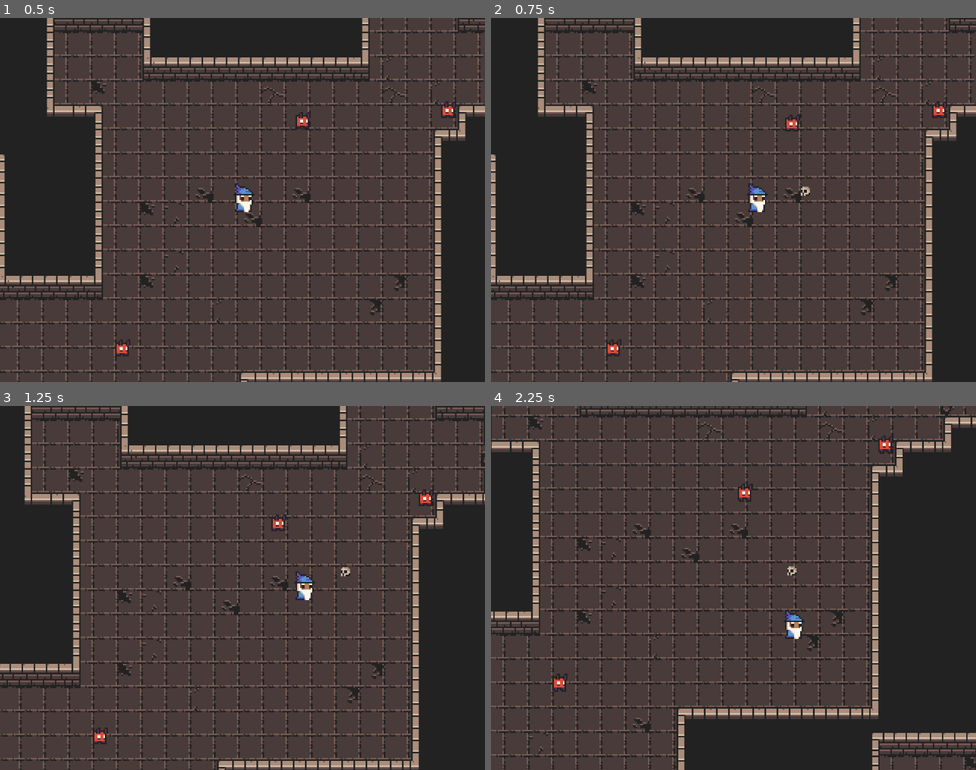
Above: before the commit, frames 1-4 (two rows, left to right).
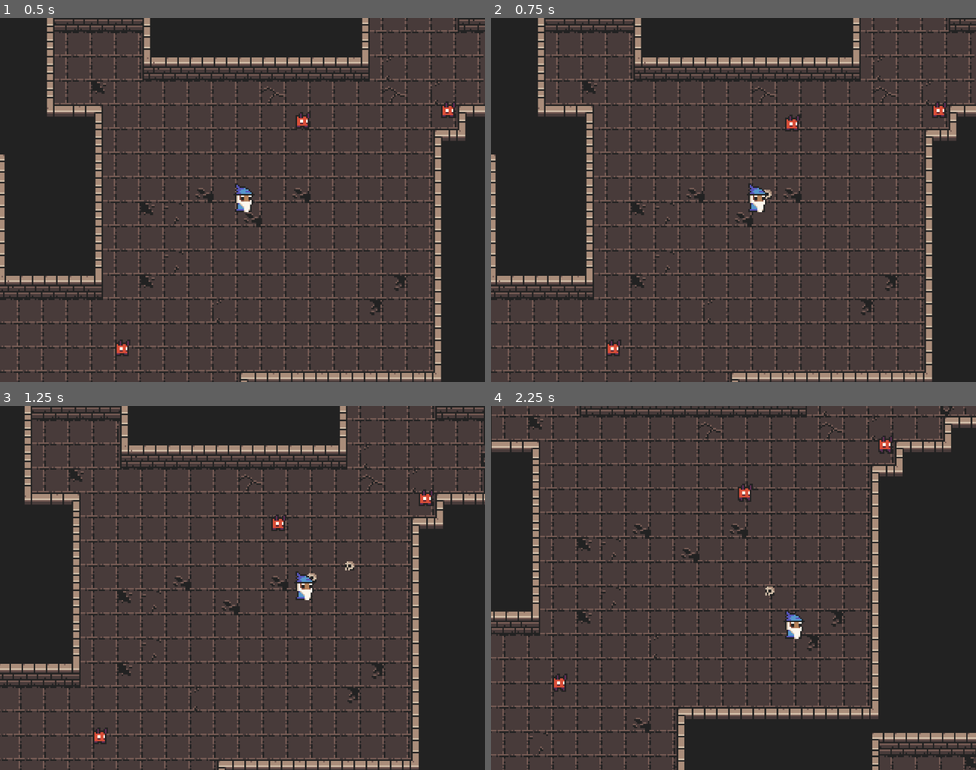
Above: after the commit, the same moments.

Repository: lownpho/mages
Game: Godot game, scene res://scenes/world.tscn
Same seed, same stepped clock (60 frames per second), same inputs: the game is played once before the commit and once after it.
Inputs (mouse positions are in pixels of both pictures, inside the frame that each line leads up to):
- Up to frame 1 (0.5 s): no input
- Up to frame 2 (0.75 s): move the mouse to (840, 181) at 0.52 s; press the mouse at (840, 181) at 0.53 s; hold D (right) from 0.53 s (still down)
- Up to frame 3 (1.25 s): keep holding D (right)
- Up to frame 4 (2.25 s): move the mouse to (636, 606) at 1.27 s; release D (right) at 1.28 s; release the mouse at (636, 606) at 1.28 s; hold S (down) 1.28-2.03 s; click (636, 606) at 1.35 s; move the mouse to (782, 507) at 2.02 s; press the mouse at (782, 507) at 2.03 s; hold D (right) from 2.03 s (still down)

Frame 1 is identical in both runs. In frame 2, less than 0.1% of the frame differs, in the area x 56-66%, y 46-50%; in frame 3, 0.1%, in the area x 63-74%, y 42-49%; in frame 4, less than 0.1%.

Commit message:
Generalize bullet and weapon

Diff:
--- a/characters/player/player.tscn
+++ b/characters/player/player.tscn
@@ -1,16 +1,24 @@
-[gd_scene load_steps=6 format=3 uid="uid://cqjpouw1xepax"]
+[gd_scene load_steps=8 format=3 uid="uid://cqjpouw1xepax"]
 
 [ext_resource type="Script" uid="uid://b2onc5amgnybm" path="res://characters/player/player.gd" id="1_xxgcw"]
 [ext_resource type="PackedScene" uid="uid://dwcx7ak7tsow2" path="res://components/generic/fsm.tscn" id="2_5dc8e"]
 [ext_resource type="PackedScene" uid="uid://3guvi1efm75n" path="res://components/items/one_bullet_weapon.tscn" id="2_exd8k"]
 [ext_resource type="Texture2D" uid="uid://cj2fu8oh0evtu" path="res://tilemaps/tile_atlas.png" id="2_xxgcw"]
+[ext_resource type="Script" uid="uid://ch0lhb8q64snl" path="res://components/items/bullet_config.gd" id="4_ixbpm"]
 
 [sub_resource type="CircleShape2D" id="CircleShape2D_e5uuo"]
 radius = 7.0
 
+[sub_resource type="Resource" id="Resource_c6leb"]
+script = ExtResource("4_ixbpm")
+speed = 128.0
+damage = 33
+distance = 128.0
+collision_layer = 256
+metadata/_custom_type_script = "uid://ch0lhb8q64snl"
+
 [node name="Player" type="CharacterBody2D"]
 collision_layer = 16
-collision_mask = 513
 motion_mode = 1
 script = ExtResource("1_xxgcw")
 
@@ -32,6 +40,7 @@
 drag_vertical_enabled = true
 
 [node name="Weapon" parent="." instance=ExtResource("2_exd8k")]
+bullet_config = SubResource("Resource_c6leb")
 
 [node name="FSM" parent="." instance=ExtResource("2_5dc8e")]
 initial_state = "Idle"
--- a/components/items/base_bullet.gd
+++ b/components/items/base_bullet.gd
@@ -1,12 +1,9 @@
 extends CharacterBody2D
 
-const DEFAULT_DIRECTION = Vector2.UP
-
-# Set by the parent, find a better way to do this
-var speed: float
-var damage: int
-var lifetime: float
-var direction: Vector2
+var speed: float = 128.0
+var damage: int = 1
+var distance: float = 32.0
+var direction: Vector2 = Vector2.UP
 
 var lifetime_timer: Timer
 
@@ -15,7 +12,7 @@
 func _ready() -> void:
 	lifetime_timer = Timer.new()
 	lifetime_timer.one_shot = true
-	lifetime_timer.wait_time = lifetime
+	lifetime_timer.wait_time = distance / speed
 	lifetime_timer.autostart = true
 	lifetime_timer.timeout.connect(_on_lifetime_timeout)
 	add_child(lifetime_timer)
--- /dev/null
+++ b/components/items/bullet_config.gd
@@ -0,0 +1,7 @@
+extends Resource
+class_name BulletConfig
+
+@export var speed: float = 128.0
+@export var damage: int = 10
+@export var distance: float = 64.0
+@export_flags_2d_physics var collision_layer = 0
--- a/components/items/one_bullet_weapon.gd
+++ b/components/items/one_bullet_weapon.gd
@@ -1,13 +1,8 @@
 extends Node2D
 
 @export var bullet_scene: PackedScene
+@export var bullet_config: BulletConfig
 @export var fire_cooldown: float = 0.5
-
-@export var bullet_speed: float = 200.0
-@export var range: float = 128.0
-@export var bullet_damage: int = 10
-
-var bullet_lifetime: float = range / bullet_speed
 
 var can_fire: bool = true
 var fire_timer: Timer
@@ -24,21 +19,24 @@
 		return
 
 	var bullet = bullet_scene.instantiate()
-	bullet.damage = bullet_damage
-	bullet.lifetime = bullet_lifetime
-	bullet.speed = bullet_speed
+	configure_bullet(bullet)
+	bullet.position = global_position
+	bullet.direction = direction
 
-	# Player bullet layer
-	# Done here because the bullets it's instanced in code
-	bullet.collision_layer |= 1 << 8
-
-	bullet.position = position
-	bullet.direction = direction.normalized()
-
-	add_child(bullet)
+	get_tree().root.add_child(bullet)
 
 	can_fire = false
 	fire_timer.start()
+
+func configure_bullet(bullet: Node2D) -> void:
+	if not bullet_config:
+		print("No bullet configuration set!")
+		return
+
+	bullet.damage = bullet_config.damage
+	bullet.distance = bullet_config.distance
+	bullet.speed = bullet_config.speed
+	bullet.collision_layer = bullet_config.collision_layer
 
 func _on_fire_timer_timeout() -> void:
 	can_fire = true
@@ -46,6 +44,3 @@
 func set_cooldown(time: float) -> void:
 	fire_cooldown = time
 	fire_timer.wait_time = time
-
-func set_bullet_speed(speed: float) -> void:
-	bullet_speed = speed
--- a/components/items/one_bullet_weapon.tscn
+++ b/components/items/one_bullet_weapon.tscn
@@ -6,4 +6,3 @@
 [node name="OneBulletWeapon" type="Node2D"]
 script = ExtResource("1_y34hh")
 bullet_scene = ExtResource("2_0yjv0")
-bullet_damage = 33
Not shown, added: components/items/bullet_config.gd.uid
